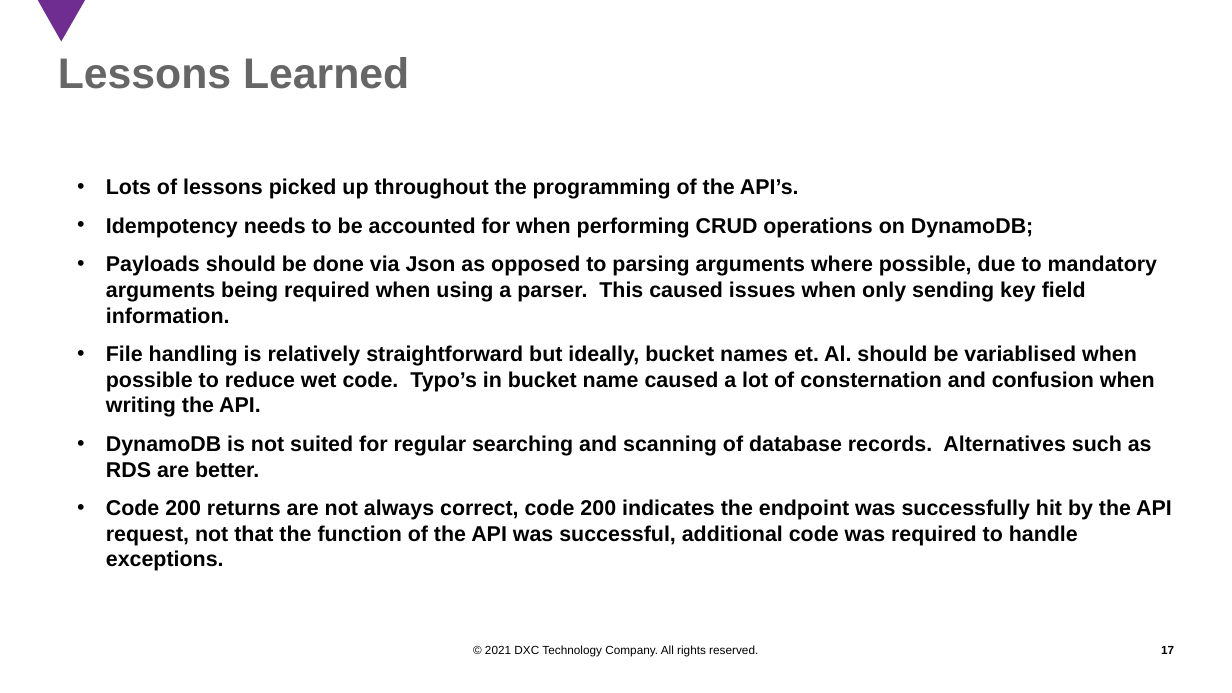
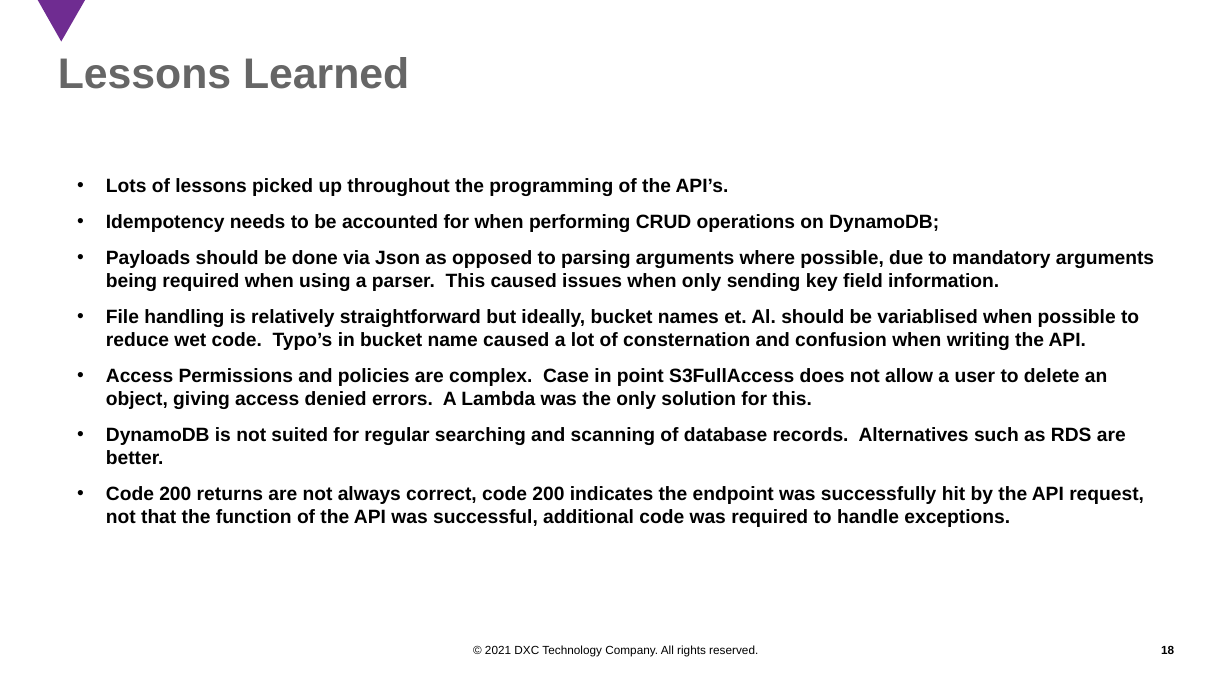
Before and after one commit to Pajmage/CETM67Assignment1, a slide deck: slide 18 of Microservices Architecture.pptx (slide 17 before the commit). Drawn at 1232x693 pixels with LibreOffice and Linux fonts; fonts in the diff are those of the drawing; background and template pictures are left out. Boxes give left, top, right and bottom in pixels: in the first picture for what was removed or moved away, otherwise in the second. Text is boxed around its words. In the diff, an @@ line names an element or a change of style, - is before the commit and + after.

```diff
--- a/Microservices Architecture.pptx
+++ b/Microservices Architecture.pptx
@@ text at (x1=106, y1=178, x2=1154, y2=527): size 20 to 18 pt in "Lots of lessons picked up throughout the ...", "Idempotency needs to be accounted for when ...", "Payloads should be done via Json as ...", "File handling is relatively straightforward but ideally, ..." and 2 more places @@
@@ text at (x1=106, y1=368, x2=1107, y2=409): paragraph added @@
+• Access Permissions and policies are complex. Case in point S3FullAccess does not allow a user to delete an object, giving access denied errors. A Lambda was the only solution for this.
@@ page number at (x1=1161, y1=646, x2=1174, y2=654): text changed @@
-17
+18
```
Also in this commit, not shown: 4 other slides changed, 1 slide added, 14 other files.
